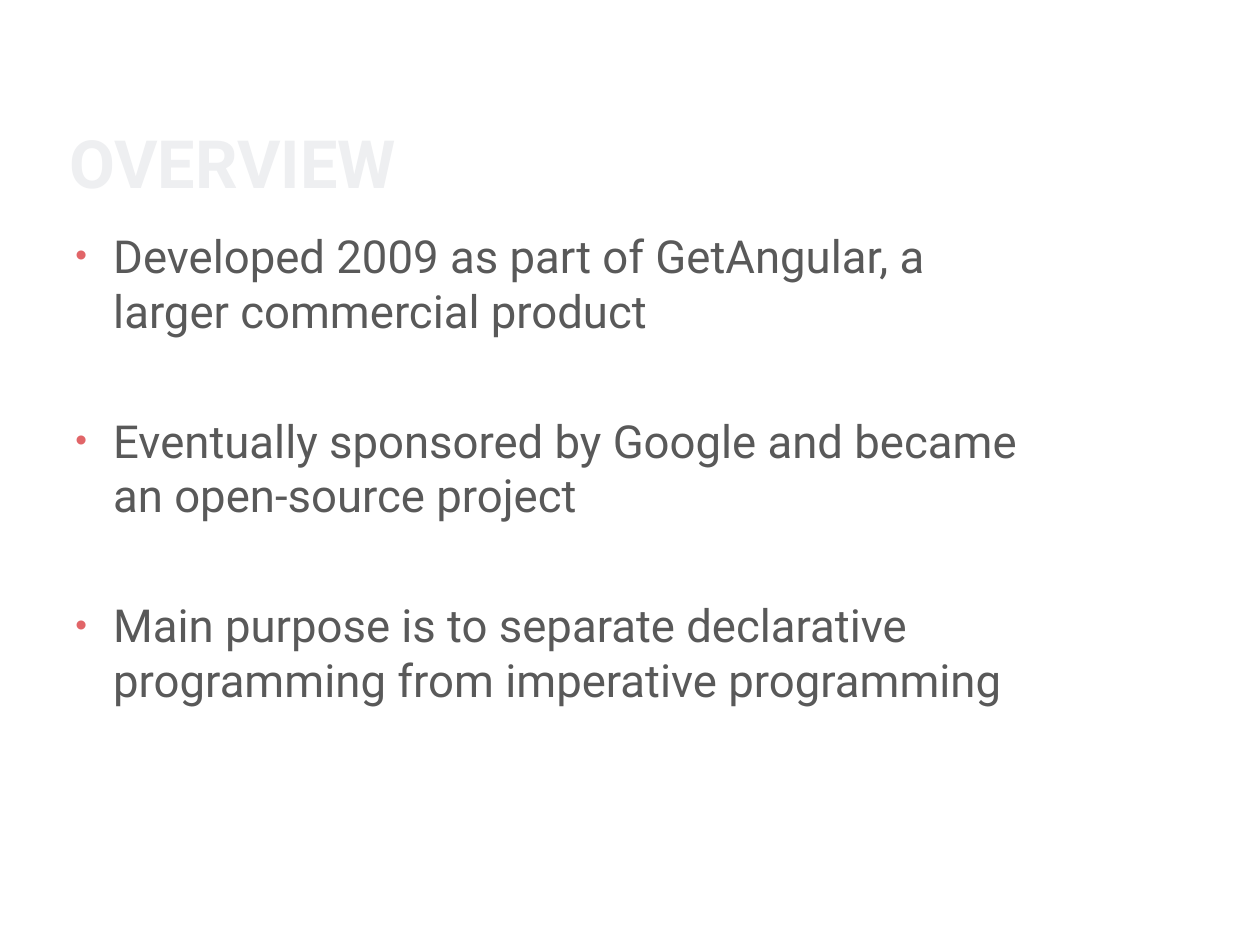
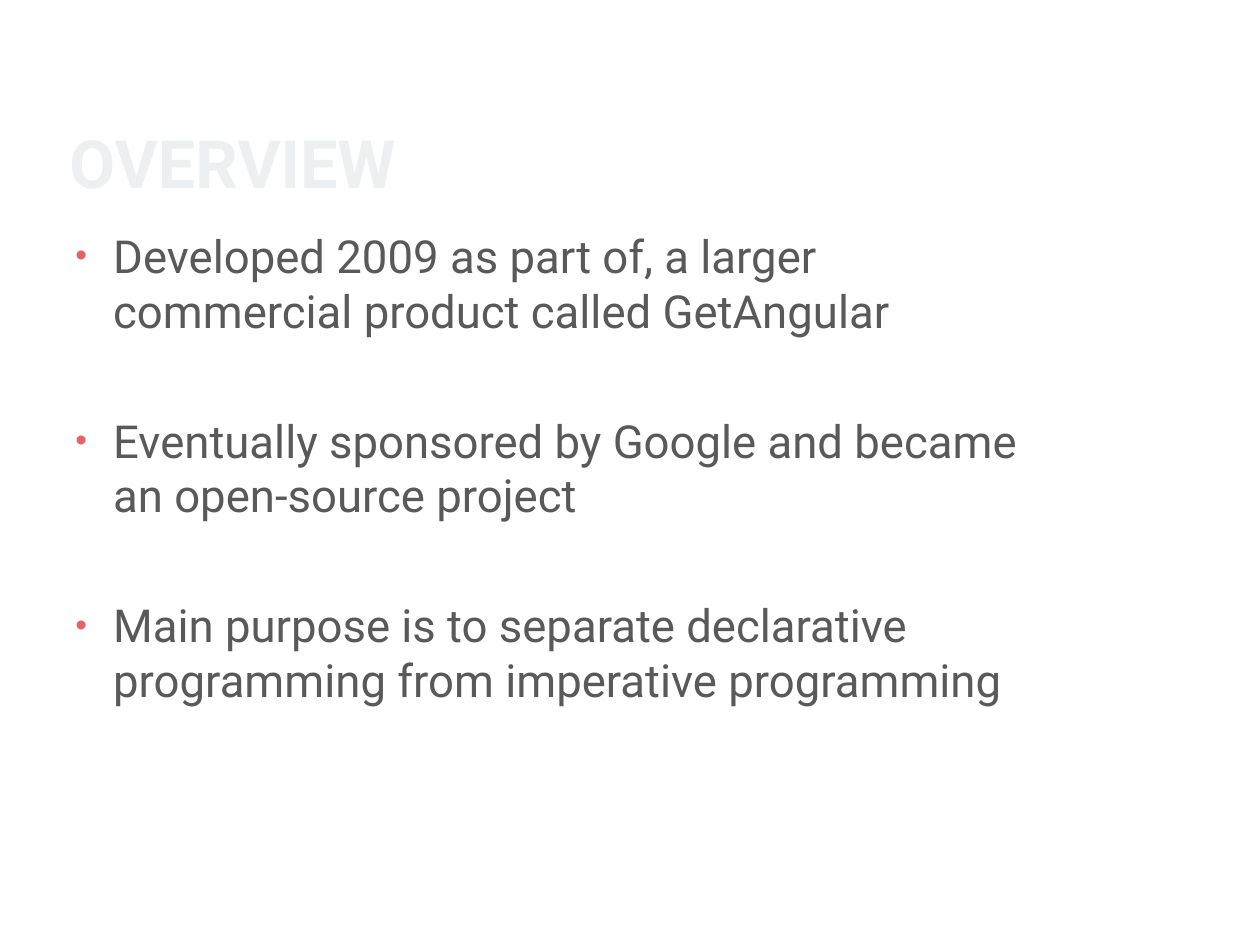
Before and after one commit to gibson-wong/AngularJS-Project, a slide deck: slide 3 of AngularJS.pptx. Drawn at 1260x945 pixels with LibreOffice and Linux fonts; fonts in the diff are those of the drawing; background and template pictures are left out. Boxes give left, top, right and bottom in pixels: in the first picture for what was removed or moved away, otherwise in the second. Text is boxed around its words. In the diff, an @@ line names an element or a change of style, - is before the commit and + after.

```diff
--- a/AngularJS.pptx
+++ b/AngularJS.pptx
@@ text at (x1=113, y1=238, x2=890, y2=338): text changed @@
-• Developed 2009 as part of GetAngular, a larger commercial product
+• Developed 2009 as part of, a larger commercial product called GetAngular
```
Also in this commit, not shown: 4 other slides changed, 1 other file.
